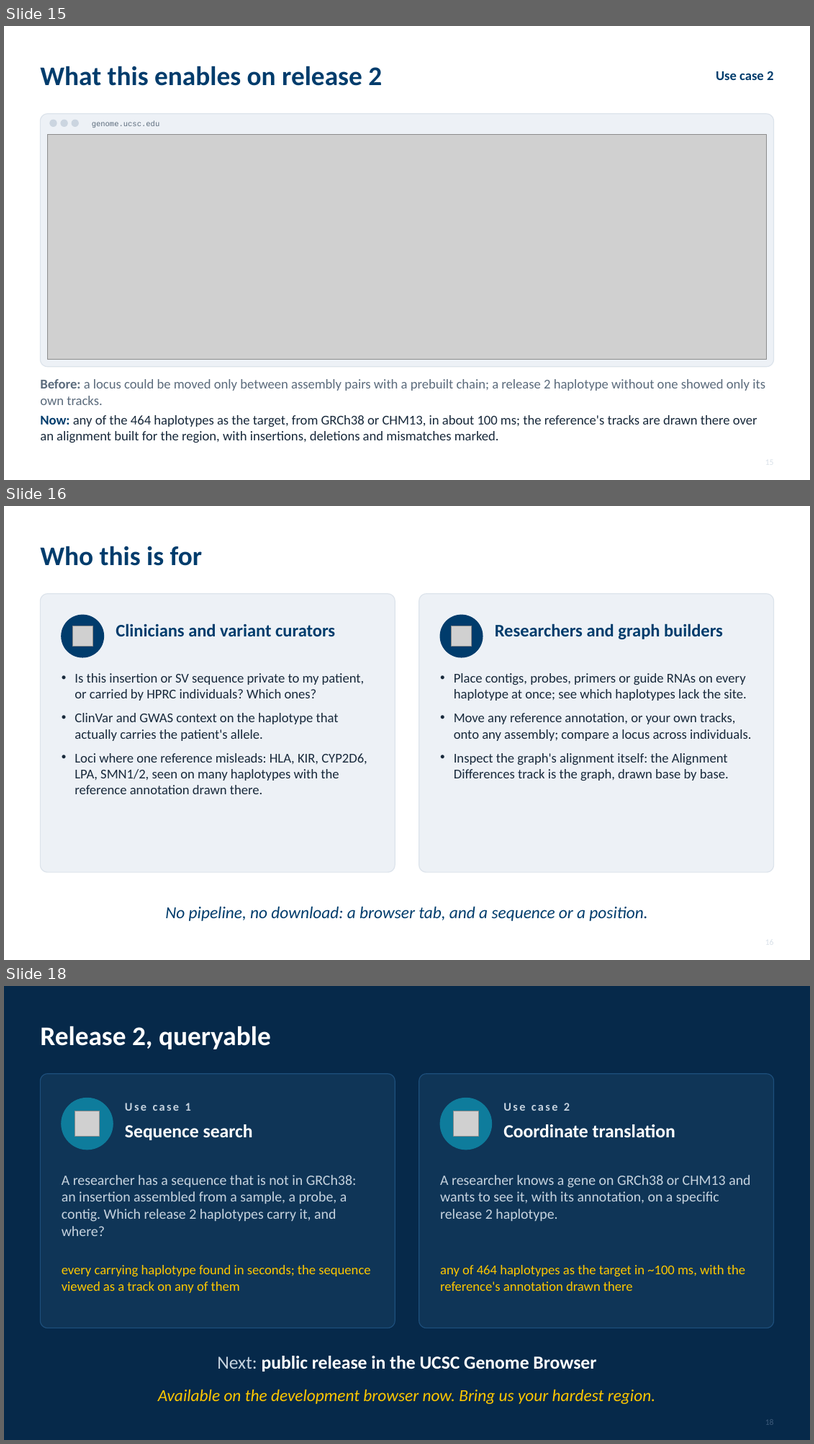
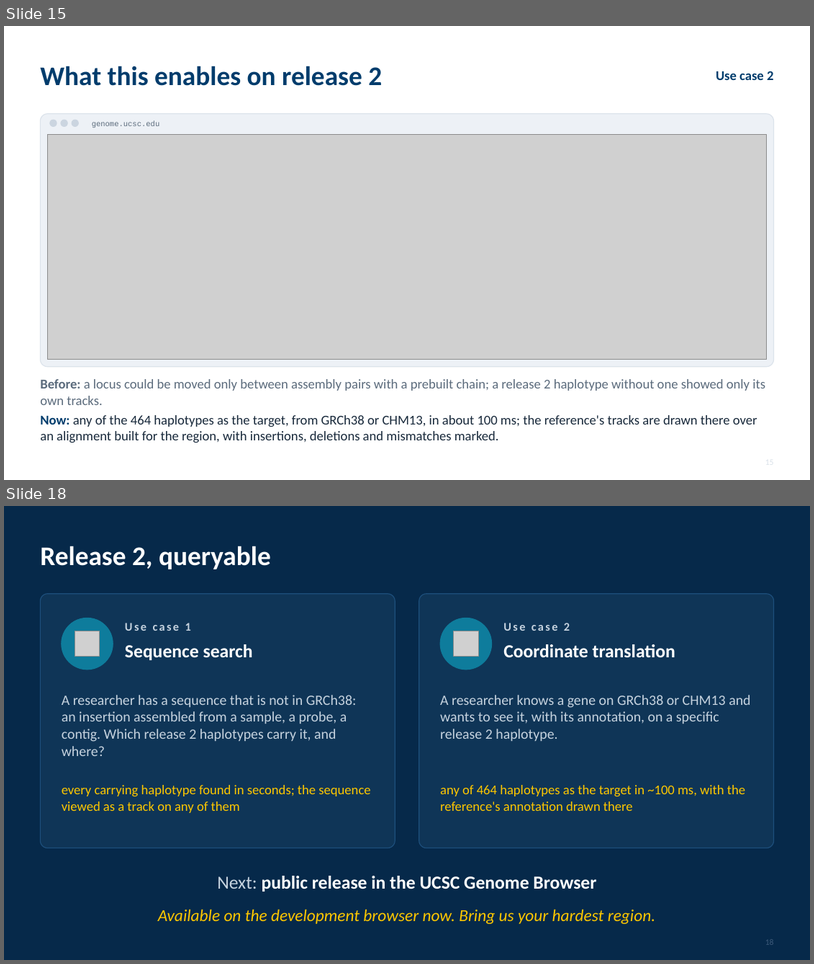
Before and after one commit to parsaeskandar/hprc_2026_poster, a slide deck: talk/HPRC2026_talk.pptx. Shown one above the other, each under a label of ours: slides 15, 16 and 18 before the commit, slides 15 and 18 after it; the slides between them are not shown. The pictures are 814x1444 and 814x964 pixels, drawn with LibreOffice and Linux fonts; fonts in the diff are those of the drawing; grey boxes stand for pictures. Boxes give left, top, right and bottom in pixels: in the first picture for what was removed or moved away, otherwise in the second. Text is boxed around its words. In the diff, an @@ line names an element or a change of style, - is before the commit and + after.

```diff
--- a/talk/HPRC2026_talk.pptx
+++ b/talk/HPRC2026_talk.pptx
@@ slide 16 removed at (x1=4, y1=506, x2=810, y2=960), background #FFFFFF @@
@@ text removed at (x1=40, y1=546, x2=203, y2=566) @@
-Who this is for
@@ rounded rectangle removed at (x1=40, y1=594, x2=396, y2=872) @@
@@ rounded rectangle removed at (x1=419, y1=594, x2=774, y2=872) @@
@@ ellipse removed at (x1=62, y1=615, x2=104, y2=657) @@
@@ picture removed at (x1=72, y1=626, x2=93, y2=646) @@
@@ text removed at (x1=116, y1=623, x2=335, y2=636) @@
-Clinicians and variant curators
@@ ellipse removed at (x1=441, y1=615, x2=483, y2=657) @@
@@ picture removed at (x1=452, y1=626, x2=472, y2=646) @@
@@ text removed at (x1=495, y1=623, x2=723, y2=639) @@
-Researchers and graph builders
@@ text removed at (x1=75, y1=673, x2=368, y2=794) @@
-• Is this insertion or SV sequence private to my patient, or carried by HPRC individuals? Which ones?
-• ClinVar and GWAS context on the haplotype that actually carries the patient's allele.
-• Loci where one reference misleads: HLA, KIR, CYP2D6, LPA, SMN1/2, seen on many haplotypes with the reference annotation drawn there.
@@ text removed at (x1=454, y1=673, x2=751, y2=780) @@
-• Place contigs, probes, primers or guide RNAs on every haplotype at once; see which haplotypes lack the site.
-• Move any reference annotation, or your own tracks, onto any assembly; compare a locus across individuals.
-• Inspect the graph's alignment itself: the Alignment Differences track is the graph, drawn base by base.
@@ text removed at (x1=165, y1=906, x2=648, y2=921) @@
-No pipeline, no download: a browser tab, and a sequence or a position.
```
Also in this commit, not shown: 1 slide added, 2 other files.
